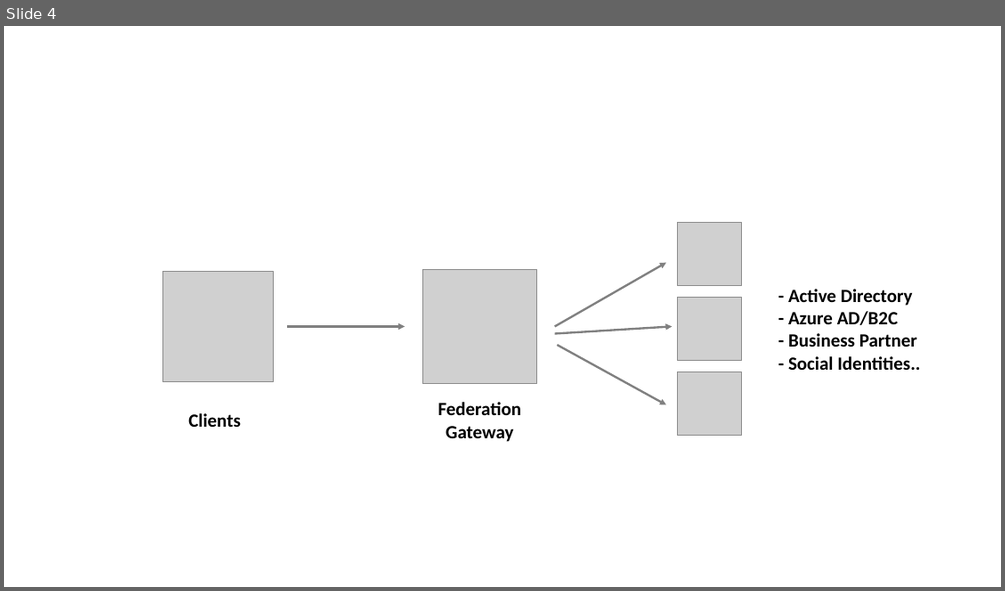
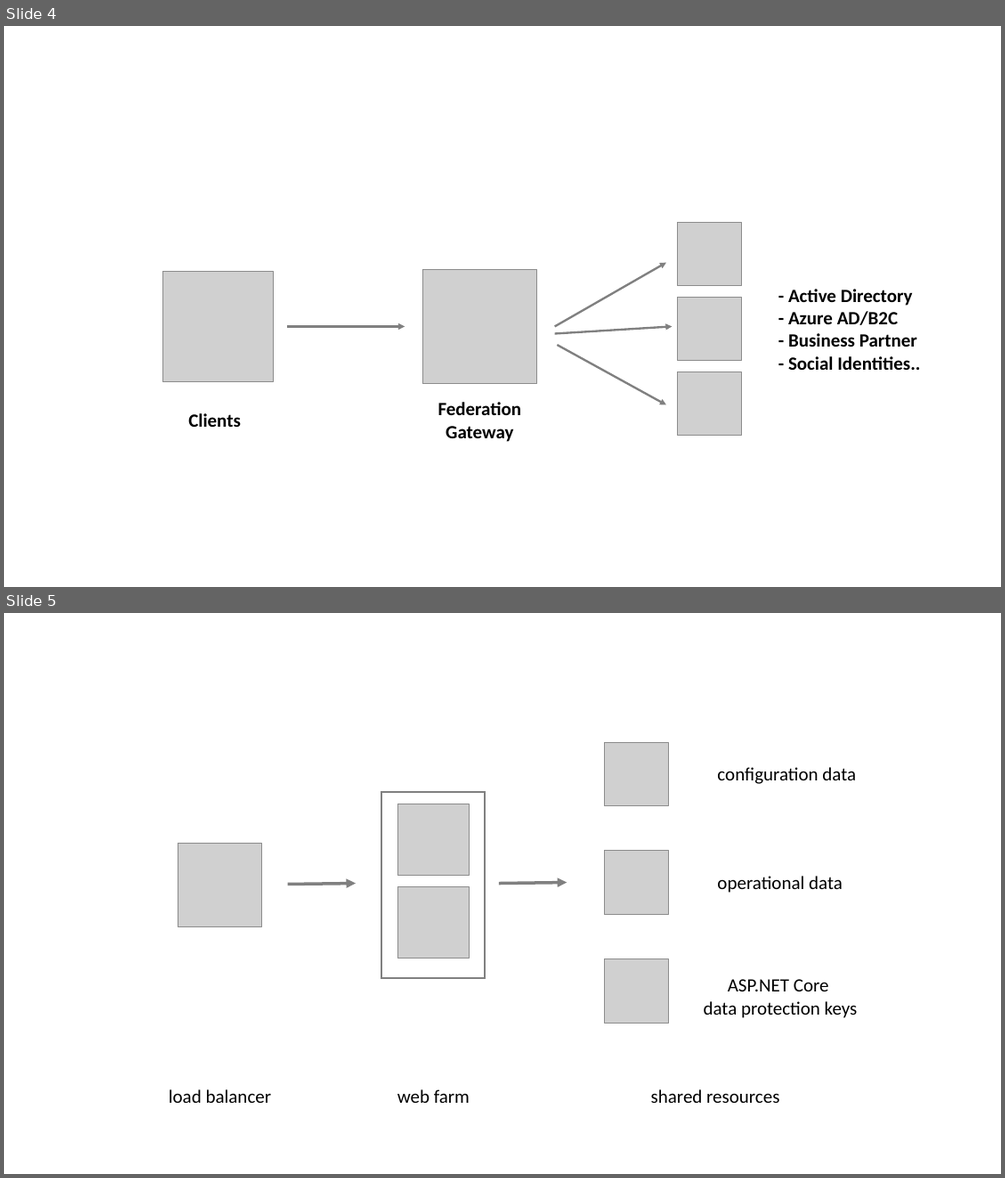
Before and after one commit to IdentityServer/IdentityServer4, a slide deck: docs/identityserver docs figures.pptx. Shown one above the other, each under a label of ours: slide 4 before the commit, slides 4 and 5 after it. The pictures are 1005x591 and 1005x1178 pixels, drawn with LibreOffice and Linux fonts; fonts in the diff are those of the drawing; grey boxes stand for pictures. Boxes give left, top, right and bottom in pixels: in the first picture for what was removed or moved away, otherwise in the second. Text is boxed around its words. In the diff, an @@ line names an element or a change of style, - is before the commit and + after.

```diff
--- a/docs/identityserver docs figures.pptx
+++ b/docs/identityserver docs figures.pptx
@@ slide 5 added at (4, 613, 1001, 1174), background #FFFFFF @@
@@ picture added at (605, 742, 668, 806) @@
@@ text added at (717, 767, 856, 784), 18 pt, text #000000 @@
+configuration data
@@ rectangle added at (381, 792, 485, 978), outline #808080 2 pt @@
@@ picture added at (397, 803, 469, 876) @@
@@ picture added at (178, 843, 262, 927) @@
@@ picture added at (605, 851, 668, 915) @@
@@ text added at (717, 876, 842, 892), 18 pt, text #000000 @@
+operational data
@@ arrow added from (287, 884) to (356, 883), #808080 3 pt @@
@@ picture added at (397, 887, 469, 958) @@
@@ arrow added from (499, 883) to (567, 882), #808080 3 pt @@
@@ picture added at (605, 958, 668, 1022) @@
@@ text added at (704, 979, 858, 1018), 18 pt, text #000000 @@
+ASP.NET Core
+data protection keys
@@ text added at (169, 1089, 272, 1103), 18 pt, text #000000 @@
+load balancer
@@ text added at (397, 1089, 469, 1103), 18 pt, text #000000 @@
+web farm
@@ text added at (651, 1089, 779, 1103), 18 pt, text #000000 @@
+shared resources
```
Also in this commit, not shown: 2 other files.
